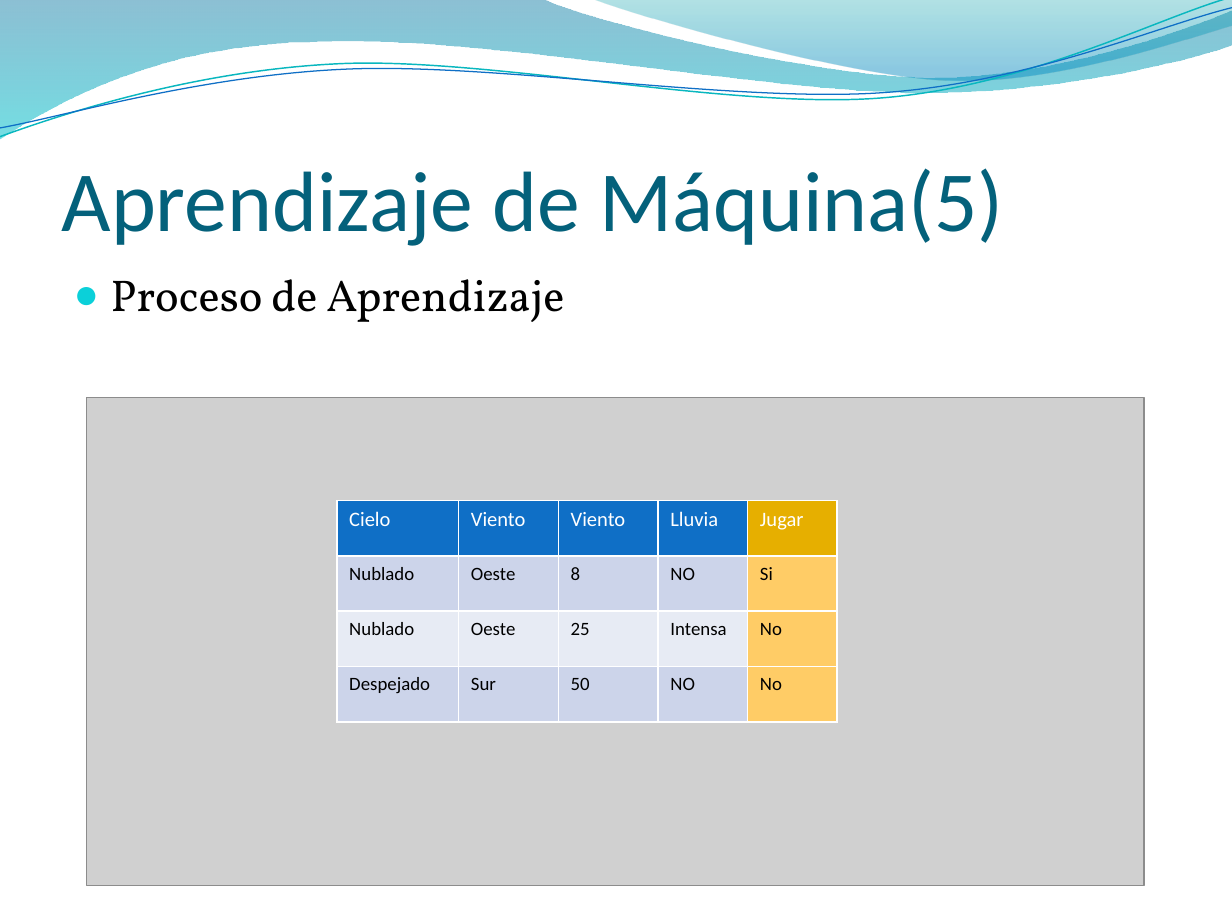
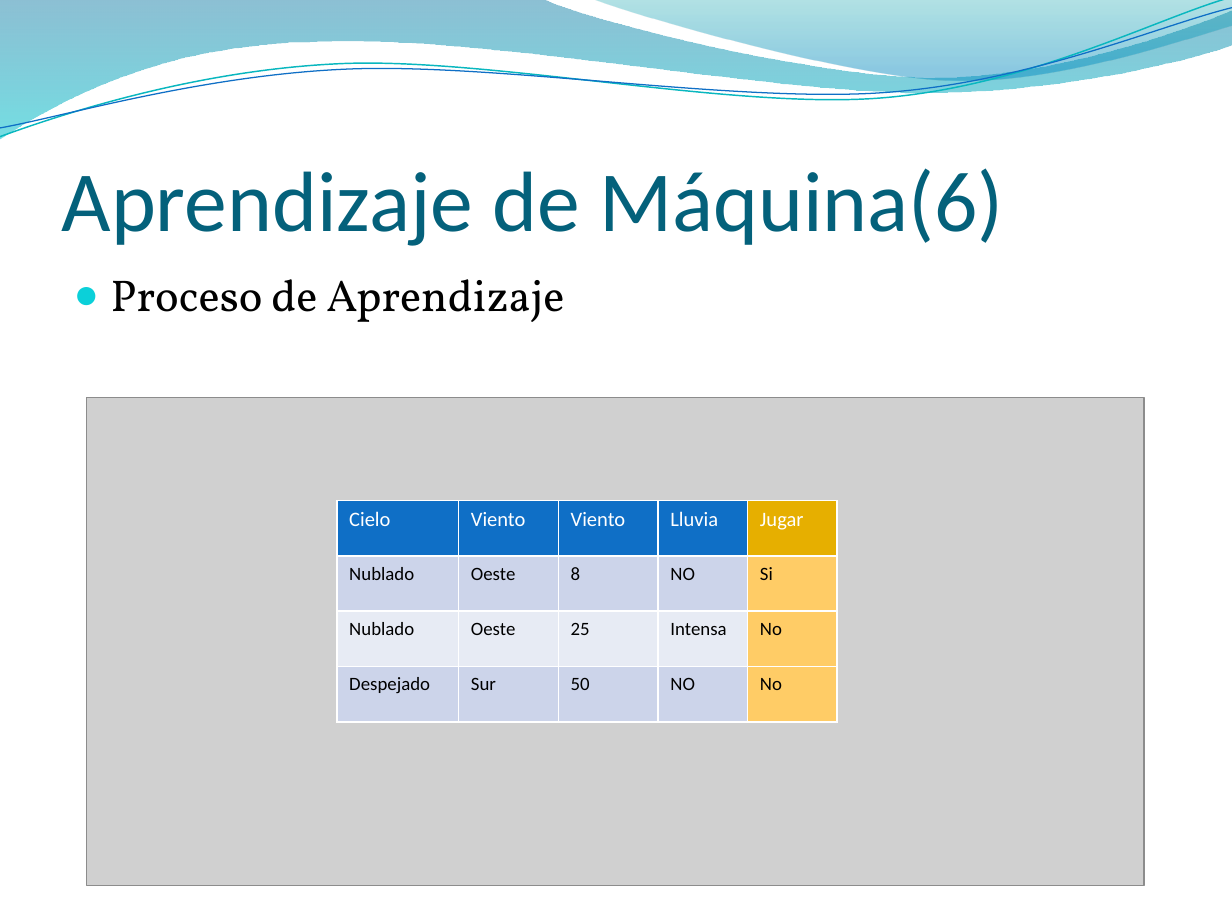
Before and after one commit to jaffadog/neuralito, a slide deck: slide 17 of neuralito/ArfGen/docs/Entregas/Informe Final/presentacion/esteban2.pptx. Drawn at 1232x924 pixels with LibreOffice and Linux fonts; fonts in the diff are those of the drawing; grey boxes stand for pictures; background and template pictures are left out. Boxes give left, top, right and bottom in pixels: in the first picture for what was removed or moved away, otherwise in the second. Text is boxed around its words. In the diff, an @@ line names an element or a change of style, - is before the commit and + after.

```diff
--- a/neuralito/ArfGen/docs/Entregas/Informe Final/presentacion/esteban2.pptx
+++ b/neuralito/ArfGen/docs/Entregas/Informe Final/presentacion/esteban2.pptx
@@ title at (62,168,1004,246): text changed @@
-Aprendizaje de Máquina(5)
+Aprendizaje de Máquina(6)
```
Also in this commit, not shown: 1 other slide changed.
